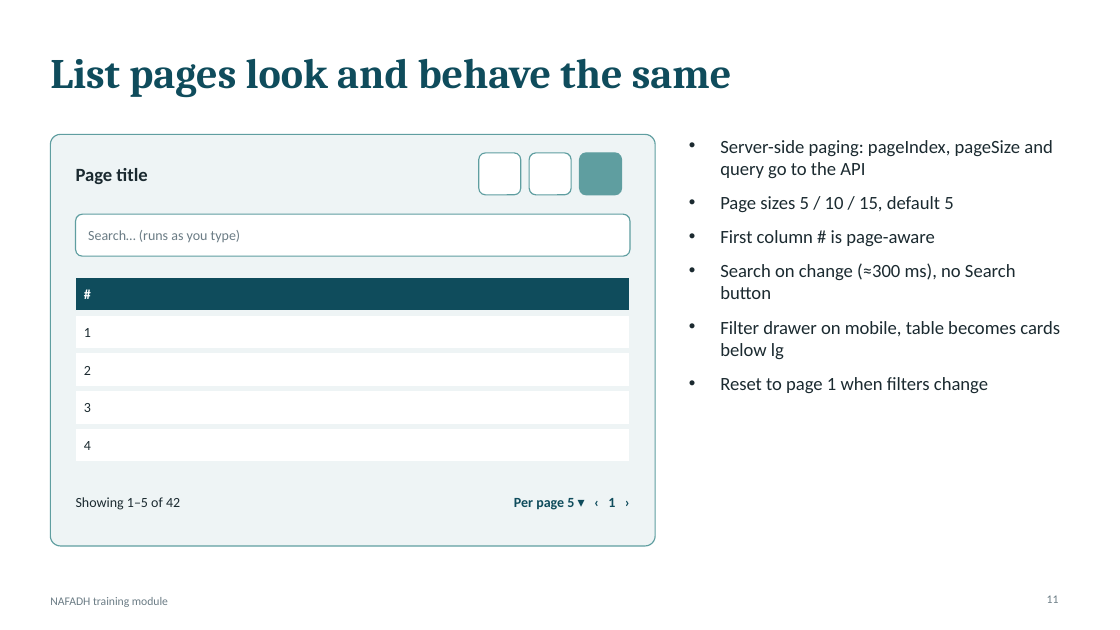
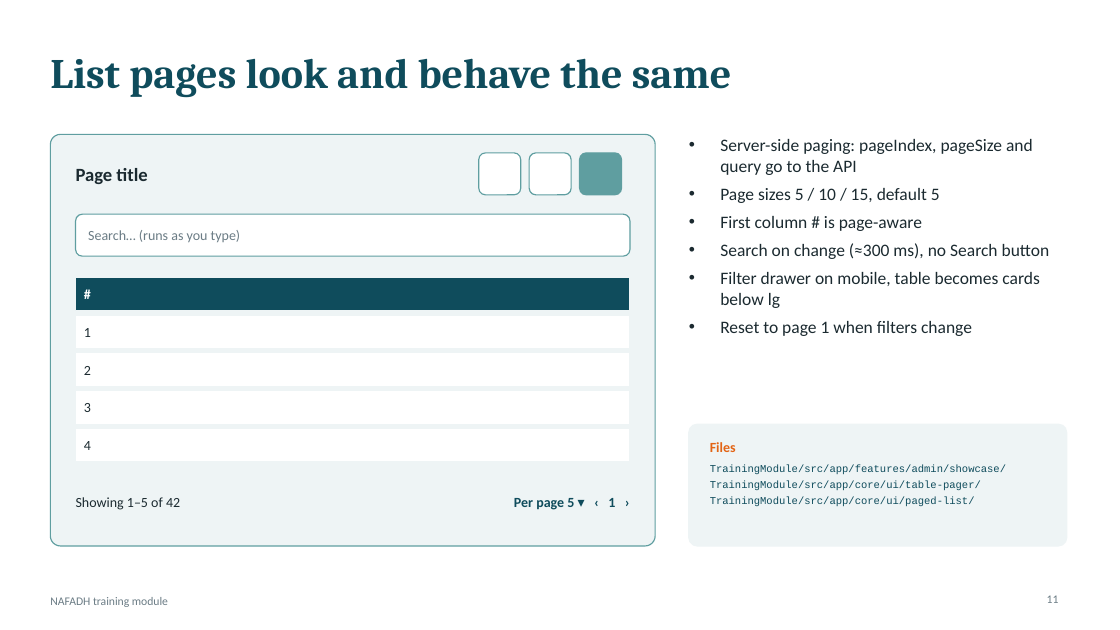
Before and after one commit to TRA-Projects/nafadh_trainning, a slide deck: slide 11 of docs/training-standards.pptx. Drawn at 1120x630 pixels with LibreOffice and Linux fonts; fonts in the diff are those of the drawing. Boxes give left, top, right and bottom in pixels: in the first picture for what was removed or moved away, otherwise in the second. Text is boxed around its words. In the diff, an @@ line names an element or a change of style, - is before the commit and + after.

```diff
--- a/docs/training-standards.pptx
+++ b/docs/training-standards.pptx
@@ text "Server-side paging: pageIndex, pageSize and ..." at box(720, 139, 1050, 336): size 16 to 15 pt; less space between paragraphs @@
@@ rounded rectangle added at box(689, 424, 1067, 546), fill #EEF4F5, outline #EEF4F5 1 pt @@
@@ text added at box(710, 442, 736, 452), 12 pt, text #E36414, bold @@
+Files
@@ text added at box(710, 465, 1006, 506), 9 pt, text #0F4C5C @@
+TrainingModule/src/app/features/admin/showcase/
+TrainingModule/src/app/core/ui/table-pager/
+TrainingModule/src/app/core/ui/paged-list/
```
Also in this commit, not shown: 11 other slides changed.
